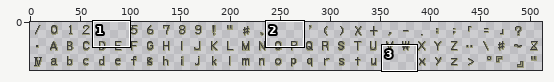
One commit to this pixel-art file: assets/sprites/Alphabet.ase. The picture above shows the old version from afar; the outline marks the close-up.
Close-up. Before the commit:
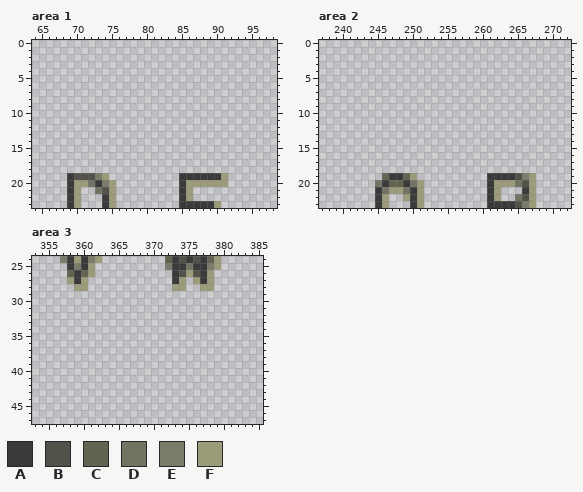
512x48 pixels, 1 frame. Shown: area 1: x 64..98, y 0..23; area 2: x 237..272, y 0..23; area 3: x 353..385, y 24..47. The old version is drawn lined up with the new one.
Palette (. is transparent): A #3a3a3a  B #52524a  C #636352  D #737363  E #7b7b6b  F #9c9c7b
Pixels before, area 1, first column x 69:
19 ABBBEF..........AAAAAAF
20 AFFDAEF.........AFFFFFF
21 AF..DBF.........AF.....
22 AF...AF.........AF.....
23 AF...AF.........AAAAAF.
Pixels before, area 2, first column x 245:
19 .CAACF..........AAAABEF
20 DACCADF.........AFFFDBF
21 ADFFDAF.........AF...AF
22 AF..FAF.........AF..DBF
23 AF...AF.........AAAABEF
Pixels before, area 3, first column x 357:
24 EAFAEF.........CABABACF
25 .AEAF..........EAADAAEF
26 .CACF...........ABFBAF.
27 .FAF............AF.FAF.
28 ..FF............FF..FF.
Now the later version:
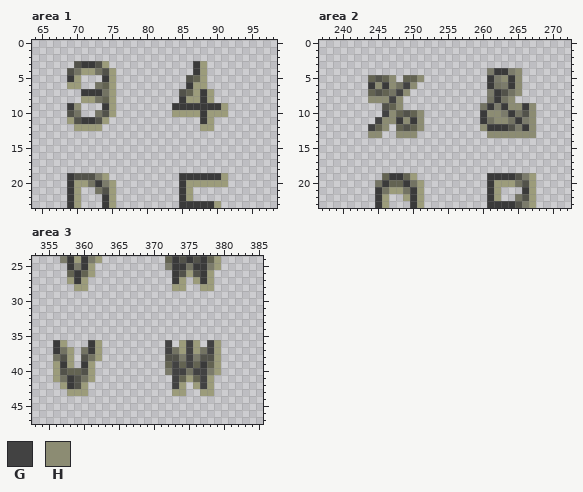
Colours new in this view: G #424242  H #8c8c73
Changes in this commit:
drawings rearranged on the sheet (the old picture shows each at its new place; 3 dropped ones are not shown)
Area 1:
y 3: x 70..74 ..... -> BAABF; x 87..88 .. -> AF
y 4: x 69..75 ....... -> BDFFDBF; x 87..88 .. -> AF
y 5: x 69..70 .. -> AF; x 74..75 .. -> AF; x 86..88 ... -> BCF
y 6: x 69..70 .. -> FF; x 73..75 ... -> DCF; x 86..88 ... -> AFF
y 7: x 71..75 ..... -> AAADF; x 85..89 ..... -> BCFAF
y 8: x 71..75 ..... -> FFDCF; x 85..89 ..... -> AFFAF
y 9: x 69..70 .. -> AH; x 74..75 .. -> AF; x 84..91 ........ -> AAAAAAAF
y 10: x 69..70 .. -> BD; x 73..75 ... -> DBF; x 84..91 ........ -> FFFFAFFF
y 11: x 69..74 ...... -> FBAABF; x 88..89 .. -> AF
y 12: x 70..73 .... -> FFFF; x 88..89 .. -> FF
Area 2:
y 4: x 261..265 ..... -> EAAEH
y 5: x 244..247 .... -> CBCH; x 249..251 ... -> CCH; x 261..265 ..... -> AEHAH
y 6: x 244..250 ....... -> AHAHDGH; x 261..265 ..... -> ADEAH
y 7: x 244..249 ...... -> CBCDGH; x 261..265 ..... -> EABDH
y 8: x 244..248 ..... -> HHHGH; x 261..264 .... -> DADH
y 9: x 246..248 ... -> BCH; x 260..267 ........ -> DAEAHHAH
y 10: x 246..251 ...... -> GHCBCH; x 260..267 ........ -> AHHEADBH
y 11: x 245..251 ....... -> GHHAHAH; x 260..267 ........ -> ADHHDAEH
y 12: x 244..246 ... -> GCH; x 248..251 .... -> CBCH; x 260..267 ........ -> HAAABEAH
y 13: x 244..245 .. -> HH; x 248..250 ... -> HHH; x 261..267 ....... -> HHHHHHH
Area 3:
y 36: x 356..357 .. -> AF; x 361..362 .. -> AF; x 372 . -> G; x 374..376 ... -> FGF; x 378..379 .. -> GF
y 37: x 356..358 ... -> ADF; x 360..362 ... -> DAF; x 372..379 ........ -> GDFGFDGF
y 38: x 356..358 ... -> DBF; x 360..362 ... -> BDF; x 372..379 ........ -> BBEGEBBF
y 39: x 356..358 ... -> FAF; x 360..361 .. -> AF; x 372..379 ........ -> CGCGCACF
y 40: x 356..361 ...... -> FBCCBF; x 372..379 ........ -> EGGDGGEF
y 41: x 356..361 ...... -> FDABDF; x 373..378 ...... -> GCFCGF
y 42: x 357..360 .... -> FABF; x 373..374 .. -> GF; x 376..378 ... -> FGF
y 43: x 358..360 ... -> FFF; x 373..374 .. -> FF; x 377..378 .. -> FF
